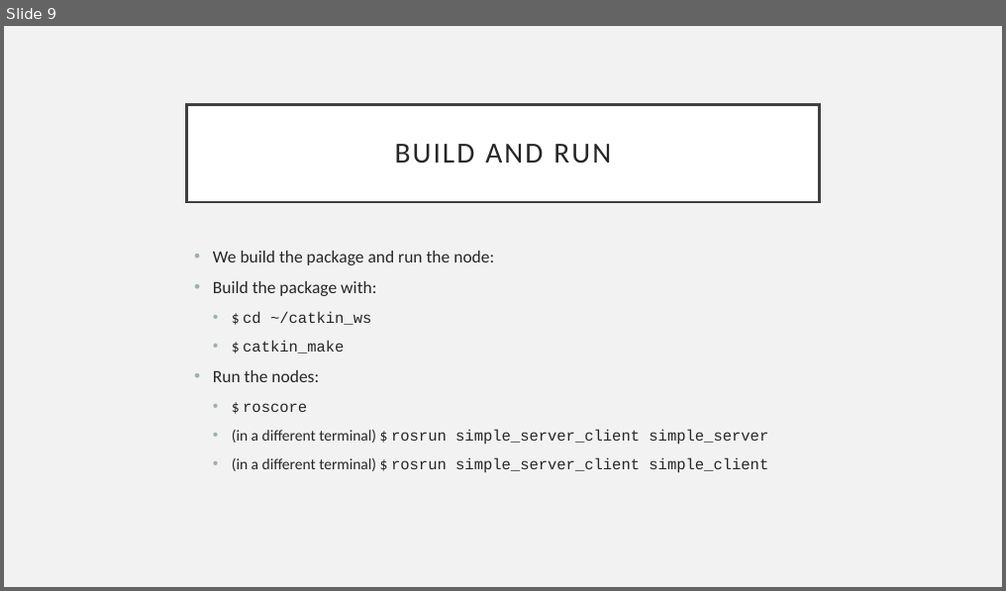
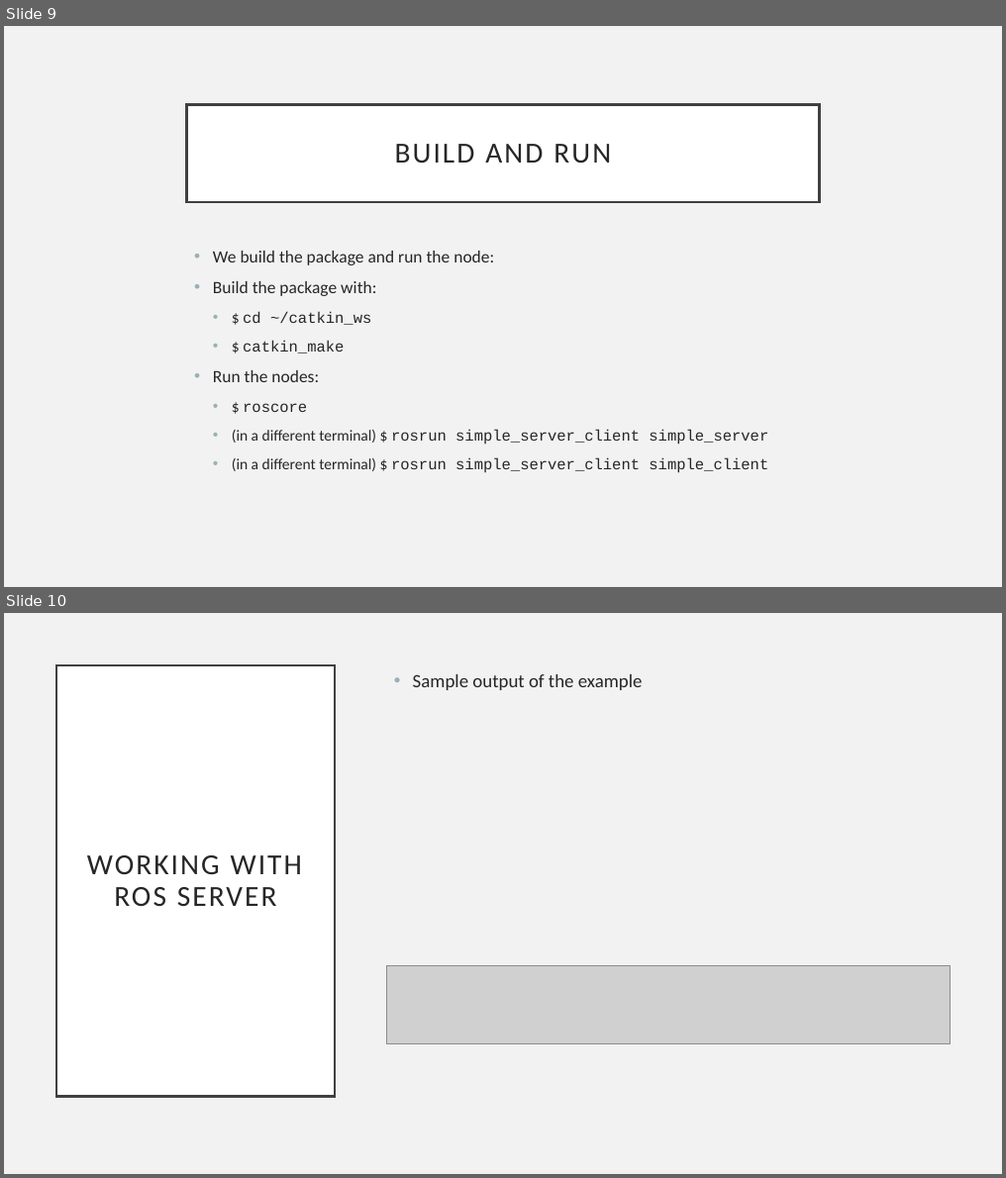
Before and after one commit to fpt-corp/DiRa, a slide deck: Reference/ROS/Working with ROS service.pptx. Shown one above the other, each under a label of ours: slide 9 before the commit, slides 9 and 10 after it. The pictures are 1006x591 and 1006x1178 pixels, drawn with LibreOffice and Linux fonts; fonts in the diff are those of the drawing; grey boxes stand for pictures. Boxes give left, top, right and bottom in pixels: in the first picture for what was removed or moved away, otherwise in the second. Text is boxed around its words. In the diff, an @@ line names an element or a change of style, - is before the commit and + after.

Commit message:
finish server file + update topic and introduction

```diff
--- a/Reference/ROS/Working with ROS service.pptx
+++ b/Reference/ROS/Working with ROS service.pptx
@@ slide 10 added at [4, 613, 1002, 1174], background #F2F2F2 @@
@@ title added at [56, 665, 335, 1097], fill #FFFFFF, outline #404040 2.5 pt, 28 pt, text #262626 @@
+WORKING WITH ROS SERVER
@@ text added at [413, 674, 643, 690], 18 pt, text #262626 @@
+• Sample output of the example
@@ picture added at [386, 965, 950, 1045] @@
```
Also in this commit, not shown: 4 slides changed, 2 other files.
